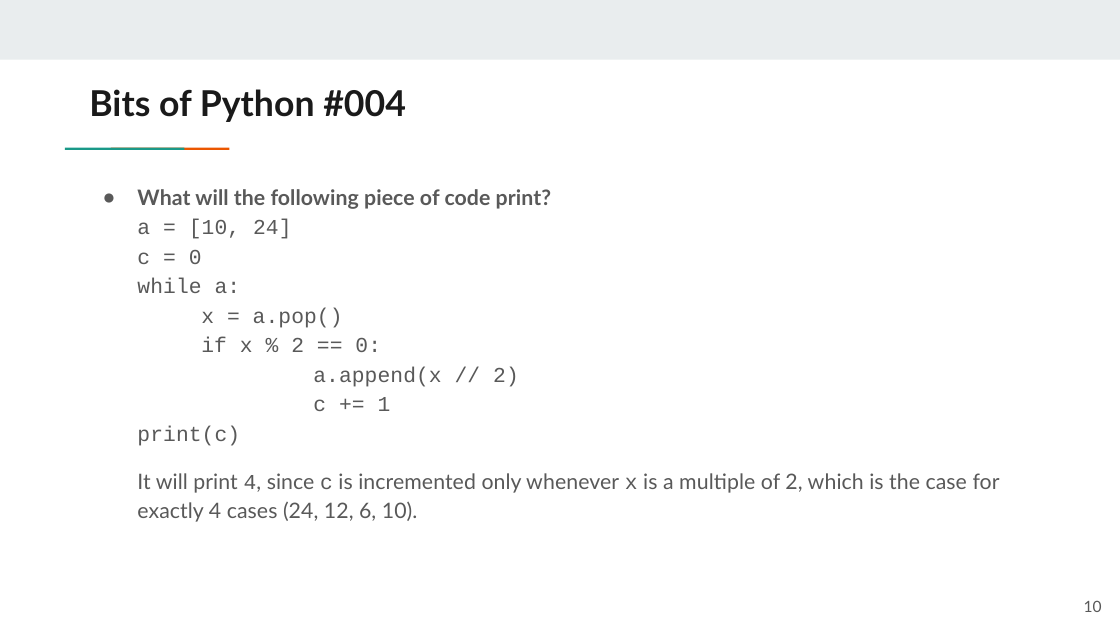
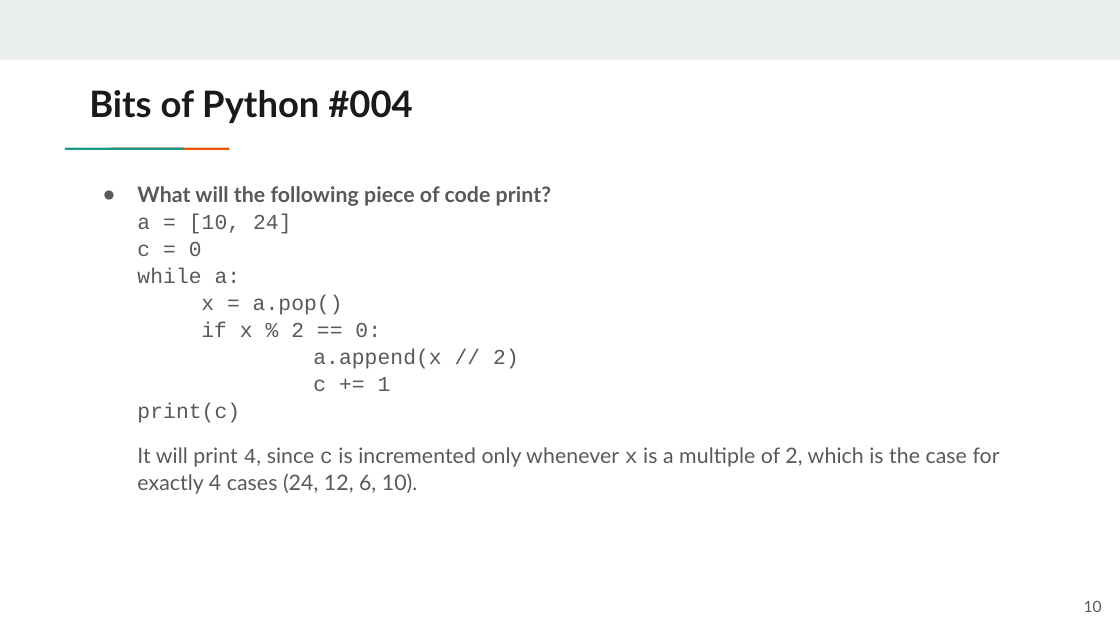
Before and after one commit to vmarkos-mc/functional-programming, a slide deck: slide 10 of Week 15 - Functional Python/slides/FP - W16 - Functional Python.pptx. Drawn at 1120x630 pixels with LibreOffice and Linux fonts; fonts in the diff are those of the drawing. Boxes give left, top, right and bottom in pixels: in the first picture for what was removed or moved away, otherwise in the second. Text is boxed around its words. In the diff, an @@ line names an element or a change of style, - is before the commit and + after.

```diff
--- a/Week 15 - Functional Python/slides/FP - W16 - Functional Python.pptx
+++ b/Week 15 - Functional Python/slides/FP - W16 - Functional Python.pptx
@@ title "Bits of Python #004" at box(89, 90, 412, 123): size 22.9 to 23.4 pt @@
@@ text "What will the following piece ..." at box(137, 186, 1000, 494): line spacing 1.15 to 1.05; more space between paragraphs @@
```
Also in this commit, not shown: 23 other slides changed, 4 other files.
